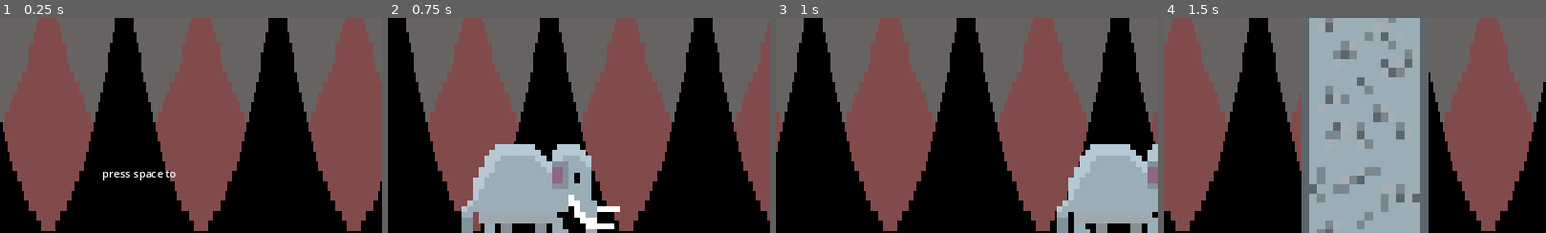
Above: before the commit, frames 1-4 (left to right).
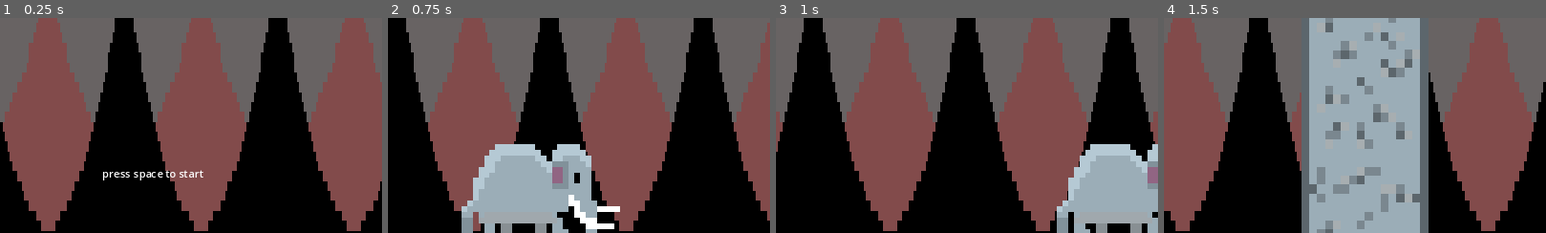
Above: after the commit, the same moments.

Repository: lessy2014/LDJ-summon-runner
Game: Godot game, scene res://Scenes/main.tscn
Two runs of this game, one before a commit and one after it. Both use one fixed random seed, a clock stepped at 60 frames per second and the inputs below.
Inputs:
- Up to frame 1 (0.25 s): no input
- Up to frame 2 (0.75 s): tap Space at 0.5 s; hold Right (ui_right) from 0.53 s (still down); tap Enter (ui_accept) at 0.6 s
- Up to frame 3 (1 s): keep holding Right (ui_right); tap Enter (ui_accept) at 0.77 s
- Up to frame 4 (1.5 s): keep holding Right (ui_right); tap Enter (ui_accept) at 1.07, 1.35 s
The pictures show only the part of the screen within x 29-79%, y 14-64%; the shares and areas given below are measured in that part.

The runs differ from the first frame. In frame 1, 0.1% of the frame differs, in the area x 47-54%, y 70-75%; in frame 2, nothing differs; in frame 3, nothing differs; in frame 4, nothing differs.

Commit message:
бобан

Diff:
--- a/Scripts/main.gd
+++ b/Scripts/main.gd
@@ -47,7 +47,7 @@
 	$Граунд.position = Vector2i(143,465)
 	remove_all_obstacles()
 	started = false
-	main_text.text = "press space to"
+	main_text.text = "press space to start"
 
 func new_game():
 	started = true
